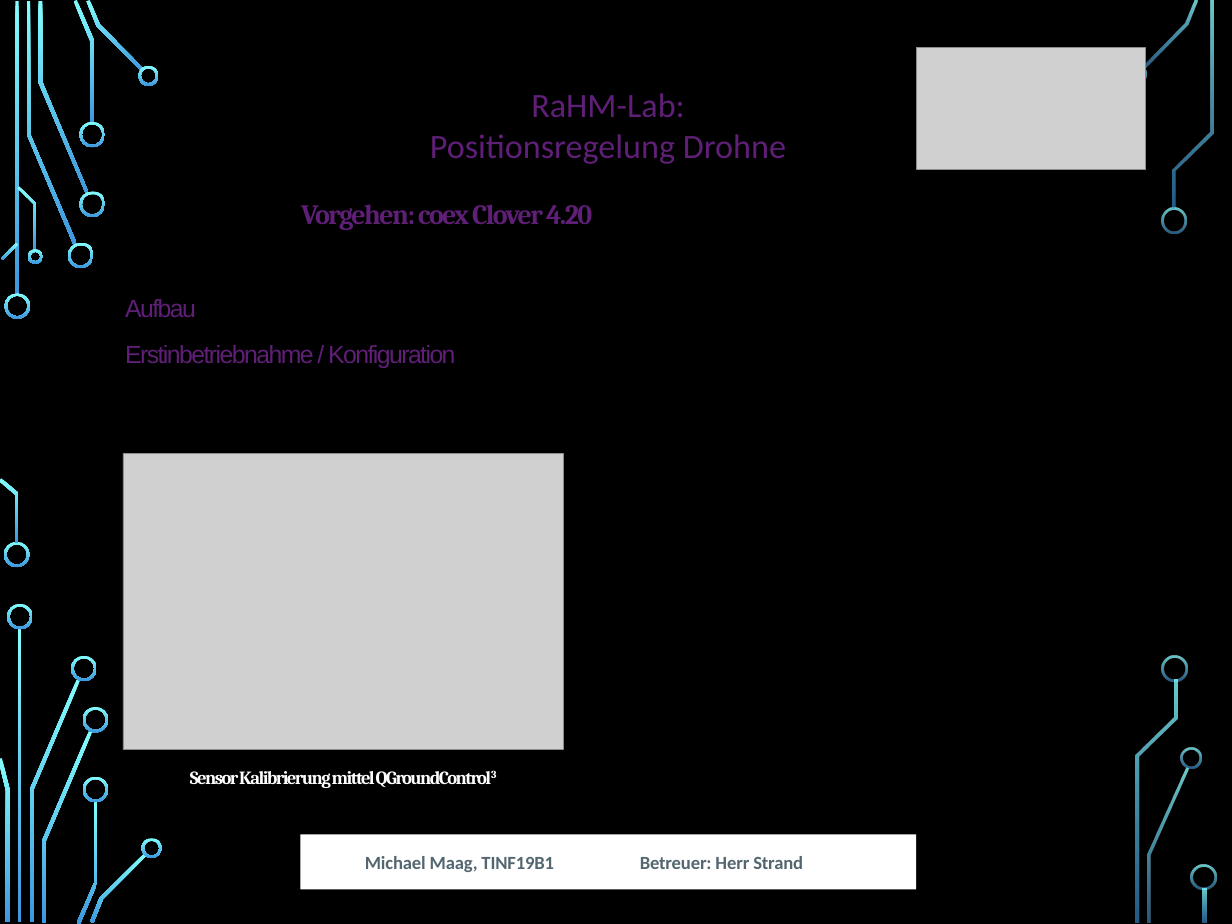
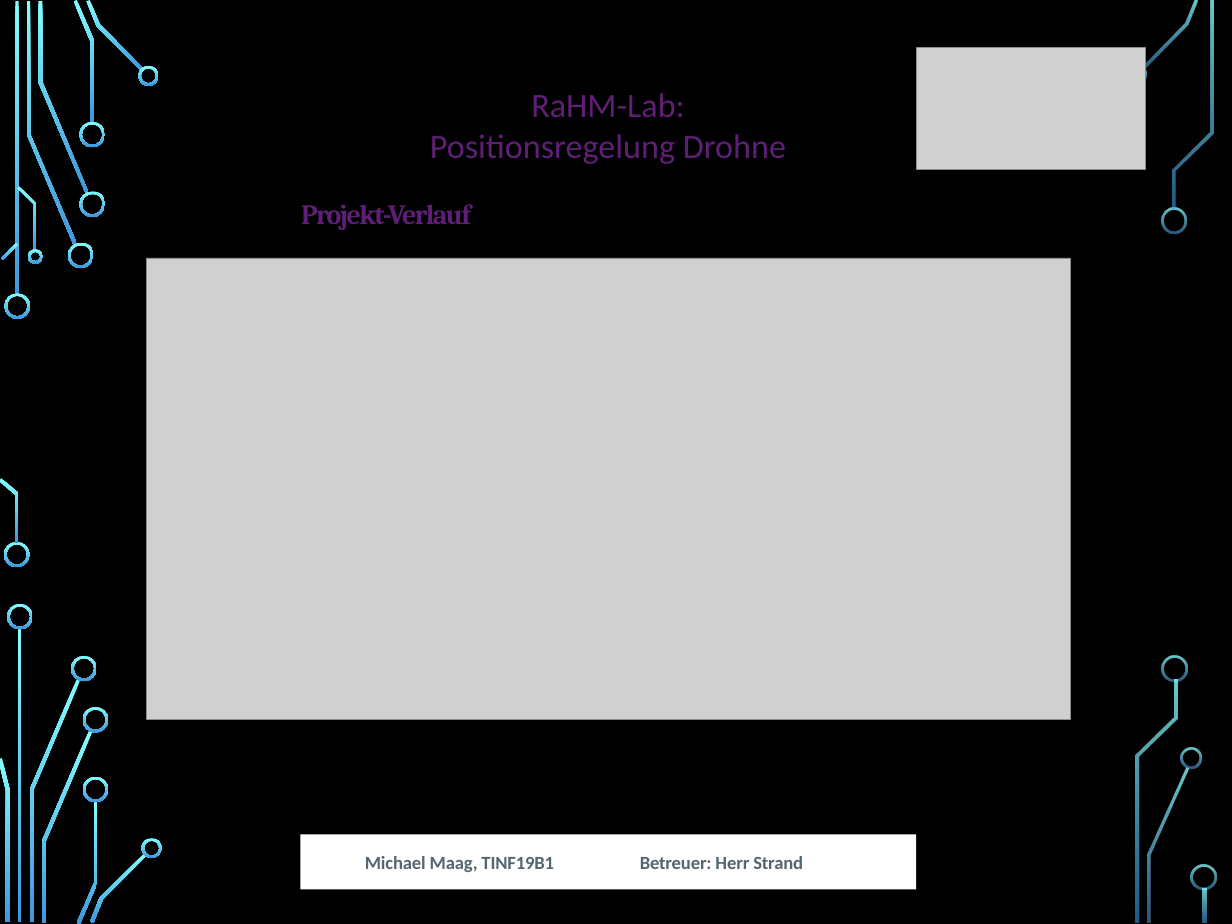
Before and after one commit to MobMonRob/ROSLabDrohne, a slide deck: slide 6 of Anforderungen/Abschlusspräsentation.pptx. Drawn at 1232x924 pixels with LibreOffice and Linux fonts; fonts in the diff are those of the drawing; grey boxes stand for pictures; background and template pictures are left out. Boxes give left, top, right and bottom in pixels: in the first picture for what was removed or moved away, otherwise in the second. Text is boxed around its words. In the diff, an @@ line names an element or a change of style, - is before the commit and + after.

```diff
--- a/Anforderungen/Abschlusspräsentation.pptx
+++ b/Anforderungen/Abschlusspräsentation.pptx
@@ text at (x1=301, y1=204, x2=471, y2=230): text changed @@
-Vorgehen: coex Clover 4.20
+Projekt-Verlauf
@@ picture added at (x1=146, y1=258, x2=1070, y2=719) @@
@@ text removed at (x1=125, y1=299, x2=196, y2=317) @@
-Aufbau
@@ text removed at (x1=125, y1=345, x2=455, y2=368) @@
-Erstinbetriebnahme / Konfiguration
@@ picture removed at (x1=123, y1=453, x2=563, y2=749) @@
@@ text removed at (x1=190, y1=771, x2=375, y2=788) @@
-Sensor Kalibrierung mittel QGroundControl3
```
Also in this commit, not shown: 8 other slides changed, 5 slides added, 4 slides removed, 2 other files.
